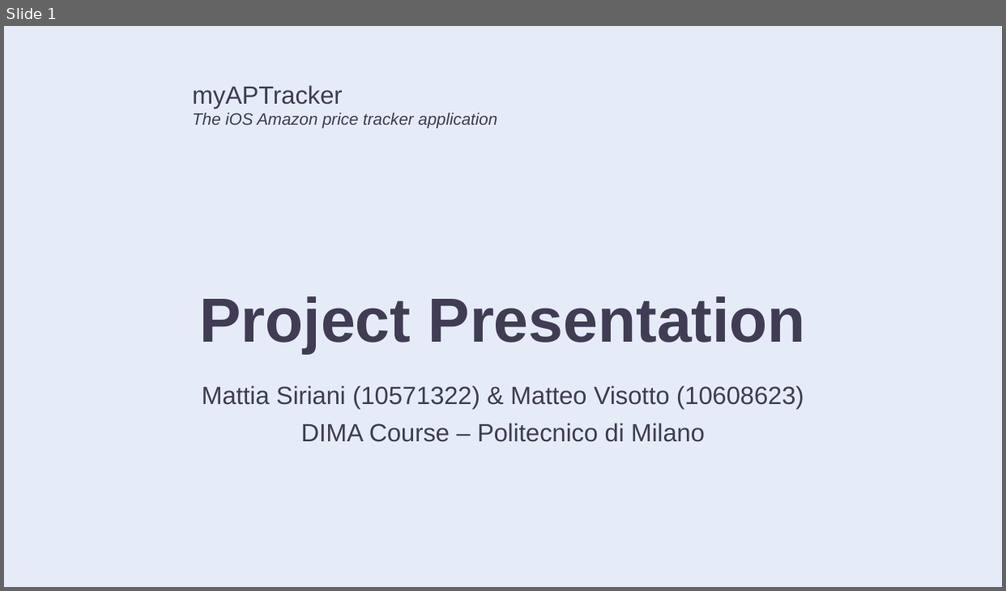
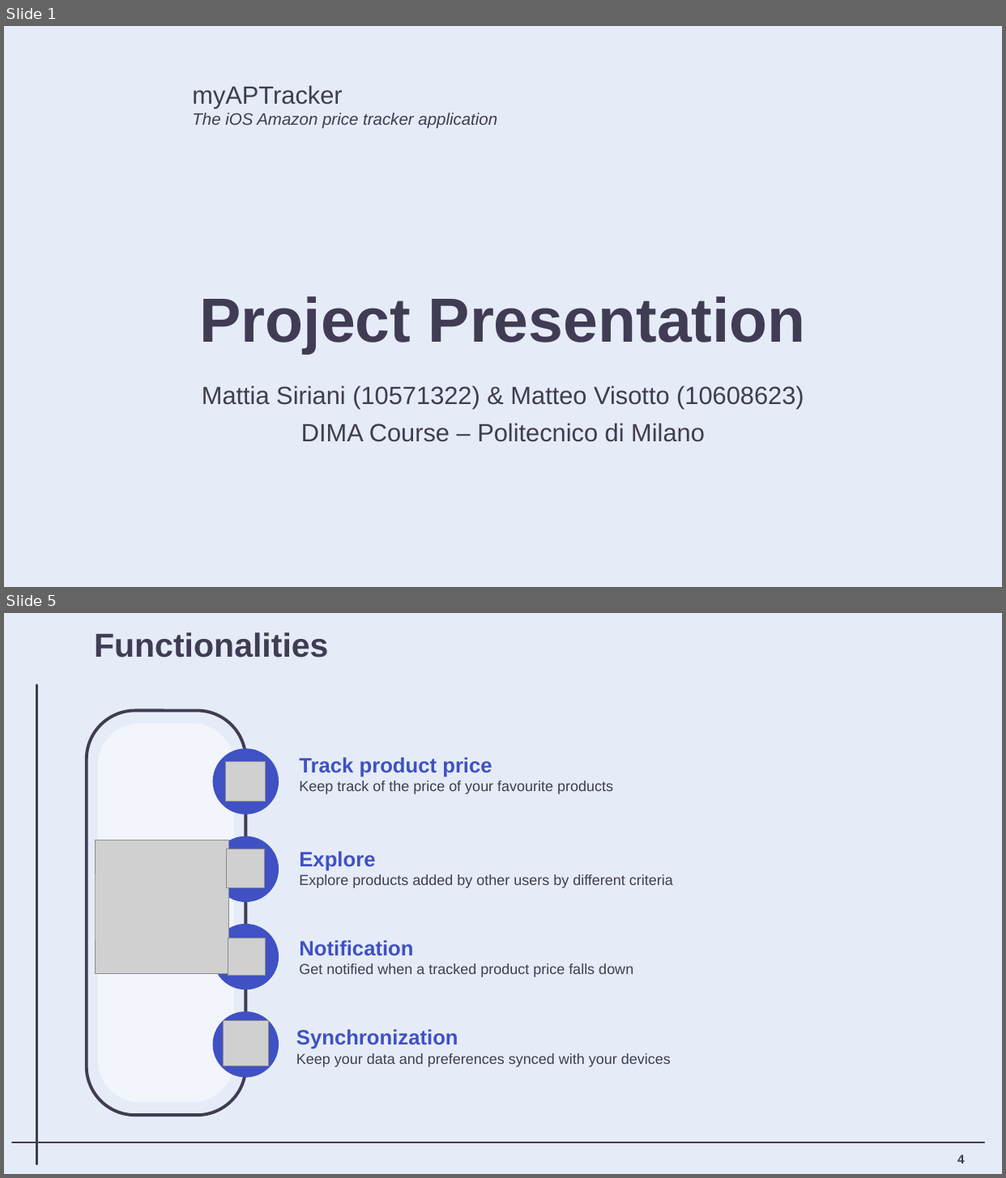
Before and after one commit to matteovisotto/DIMA-SirianiVisotto, a slide deck: Presentation/DIMA_myAPTracker_Presentation.pptx. Shown one above the other, each under a label of ours: slide 1 before the commit, slides 1 and 5 after it; the slides between them are not shown. The pictures are 1006x591 and 1006x1178 pixels, drawn with LibreOffice and Linux fonts; fonts in the diff are those of the drawing; grey boxes stand for pictures; background and template pictures are left out. Boxes give left, top, right and bottom in pixels: in the first picture for what was removed or moved away, otherwise in the second. Text is boxed around its words. In the diff, an @@ line names an element or a change of style, - is before the commit and + after.

```diff
--- a/Presentation/DIMA_myAPTracker_Presentation.pptx
+++ b/Presentation/DIMA_myAPTracker_Presentation.pptx
@@ slide 5 added at [4,613,1002,1174], background #E6ECF7 @@
@@ title added at [94,632,329,658], 32 pt, text #3F3C53, bold @@
+Functionalities
@@ line added from (37, 685) to (37, 1165), #3F3C53 2 pt @@
@@ rounded rectangle added at [87,710,246,1115], outline #3F3C53 3 pt @@
@@ rounded rectangle added at [98,724,235,1102], fill #FFFFFF at 50% opacity @@
@@ ellipse added at [213,748,279,815], fill #3F51C3 @@
@@ text added at [299,757,613,794], 14 pt, text #3F3C53 @@
+Track product price
+Keep track of the price of your favourite products
@@ picture added at [226,762,266,802] @@
@@ picture added at [95,840,228,973] @@
@@ ellipse added at [213,836,279,902], fill #3F51C3 @@
@@ picture added at [226,850,265,888] @@
@@ text added at [299,851,673,888], 14 pt, text #3F3C53 @@
+Explore
+Explore products added by other users by different criteria
@@ ellipse added at [213,924,279,990], fill #3F51C3 @@
@@ picture added at [228,939,266,976] @@
@@ text added at [299,940,633,977], 14 pt, text #3F3C53 @@
+Notification
+Get notified when a tracked product price falls down
@@ ellipse added at [213,1012,279,1078], fill #3F51C3 @@
@@ picture added at [224,1021,268,1066] @@
@@ text added at [296,1029,671,1067], 14 pt, text #3F3C53 @@
+Synchronization
+Keep your data and preferences synced with your devices
@@ line added from (985, 1143) to (12, 1143), #3F3C53 2 pt @@
@@ page number added at [957,1155,965,1164], 12 pt, text #3F3C53, bold @@
+4
```
Also in this commit, not shown: 3 slides changed, 1 other slide added, 2 other files.
